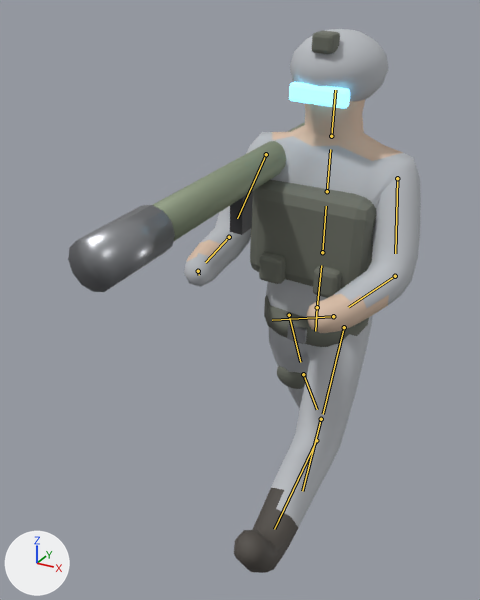
An edit to the glTF model models/units/west_inf_at.glb, drawn before and after from the same camera.
Both versions are drawn from a camera (50 mm lens) standing at (0.98, -2.47, 2.43) and looking at (-0.19, -0.36, 1.37). Arrows for +X, +Y and +Z are at lower left; the lights stay in place. The older version comes first. Both versions are drawn at frame 14 of the action 'Walk'; the numbers are the values there. The bones that change, and the others that lie on the model, are drawn over the model as lines.

Objects in the first picture: 'Belt', 'Body', 'Buckle', 'Grip', 'Helmet', 'KneeR', 'Launcher', 'NV', 'Pouch', 'Pouch.001', 'Vest', 'Visor', 'Warhead'.
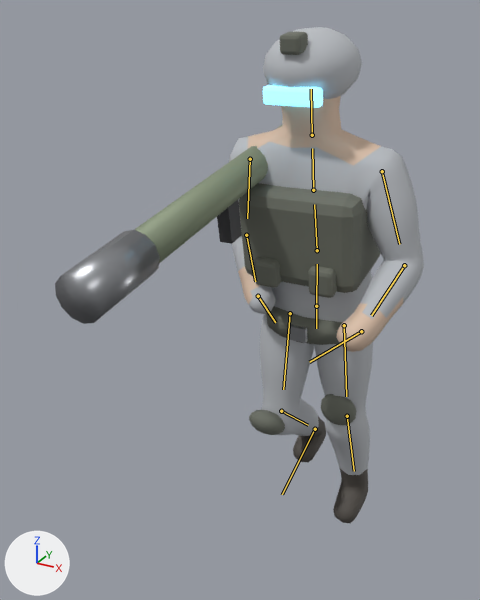
The edits, one by one:
Bone 'root' (bone_root) moves from (0.0, 0.0, 0.002) to (0.0, -0.007, 0.0).
Bone 'root' (bone_root) turns from (0, 0, 0) to (3, 2, -1) degrees about its own x, y and z.
Bone 'spine' (bone_spine) turns from (5, 0, -4) to (4, 1, 0) degrees about its own x, y and z.
Bone 'chest' (bone_chest) turns from (0, 0, 0) to (2, 1, 0) degrees about its own x, y and z.
Bone 'head' (bone_head) turns from (0, 0, 0) to (-1, -1, 0) degrees about its own x, y and z.
Bone 'upperarm.L' (bone_upperarm_l) turns from (-20, 0, -5) to (-1, 0, 0) degrees about its own x, y and z.
Bone 'upperarm.R' (bone_upperarm_r) turns from (-25, 0, 10) to (1, 0, 0) degrees about its own x, y and z.
Bone 'forearm.R' (bone_forearm_r) turns from (-30, 0, 0) to (0, 0, 0) degrees about its own x, y and z.
Bone 'thigh.L' (bone_thigh_l) turns from (-31, 0, 0) to (6, 0, 0) degrees about its own x, y and z.
Bone 'shin.L' (bone_shin_l) turns from (-39, 0, 0) to (5, 0, 0) degrees about its own x, y and z.
Bone 'thigh.R' (bone_thigh_r) turns from (31, 0, 0) to (-6, 0, 0) degrees about its own x, y and z.
Bone 'shin.R' (bone_shin_r) turns from (0, 0, 0) to (49, 0, -1) degrees about its own x, y and z.
Bone 'foot.R' (bone_foot_r) turns from (10, 0, 0) to (-44, 0, 0) degrees about its own x, y and z.

Where the change shows, as pixel boxes (x1, y1, x2, y2) in the pictures (480 x 600 px):
'Body', posed (18% narrower, 10% shorter): before (184, 99, 421, 573); after (229, 96, 424, 523)
'Vest', posed: before (250, 180, 376, 289); after (239, 183, 380, 293)
'Warhead', posed (8% taller): before (68, 205, 175, 292); after (55, 230, 160, 324)
'Helmet', posed: before (290, 29, 389, 101); after (263, 27, 362, 99)
'Launcher', posed (16% taller): before (153, 122, 305, 241); after (134, 125, 282, 263)
'Belt', posed: before (264, 295, 369, 347); after (266, 306, 343, 345)
'Visor', posed (14% shorter): before (289, 82, 350, 109); after (263, 85, 323, 108)
'Grip', posed (8% wider): before (230, 191, 253, 235); after (217, 200, 242, 244)
'NV', posed: before (312, 30, 340, 54); after (280, 32, 308, 55)
'KneeR', posed: before (277, 366, 307, 389); after (249, 410, 285, 435)
'Pouch', posed (6% shorter): before (259, 252, 286, 284); after (254, 257, 281, 287)
'Pouch.001', posed: before (313, 266, 342, 298); after (308, 266, 337, 298)
'KneeL', posed (not visible before): after (320, 394, 357, 425)
'Buckle', posed (9% shorter): before (287, 323, 307, 344); after (288, 324, 308, 343)
bone 'root', root to tip: before (317, 307) to (315, 331); after (316, 306) to (316, 328)
bone 'spine', root to tip: before (317, 307) to (321, 265); after (316, 306) to (317, 264)
bone 'chest', root to tip: before (322, 252) to (326, 206); after (317, 250) to (314, 204)
bone 'head', root to tip: before (331, 136) to (335, 90); after (312, 135) to (311, 89)
bone 'upperarm.L', root to tip: before (397, 178) to (395, 253); after (382, 171) to (399, 244)
bone 'upperarm.R', root to tip: before (266, 154) to (237, 218); after (250, 159) to (247, 218)
bone 'forearm.R', root to tip: before (229, 237) to (205, 262); after (246, 235) to (255, 281)
bone 'thigh.L', root to tip: before (344, 327) to (323, 414); after (344, 325) to (346, 396)
bone 'shin.L', root to tip: before (316, 440) to (274, 529); after (347, 416) to (354, 471)
bone 'thigh.R', root to tip: before (289, 315) to (300, 362); after (290, 313) to (283, 389)
bone 'shin.R', root to tip: before (303, 374) to (317, 409); after (281, 411) to (308, 425)
bone 'foot.R', root to tip: before (321, 419) to (302, 491); after (315, 429) to (282, 494)
